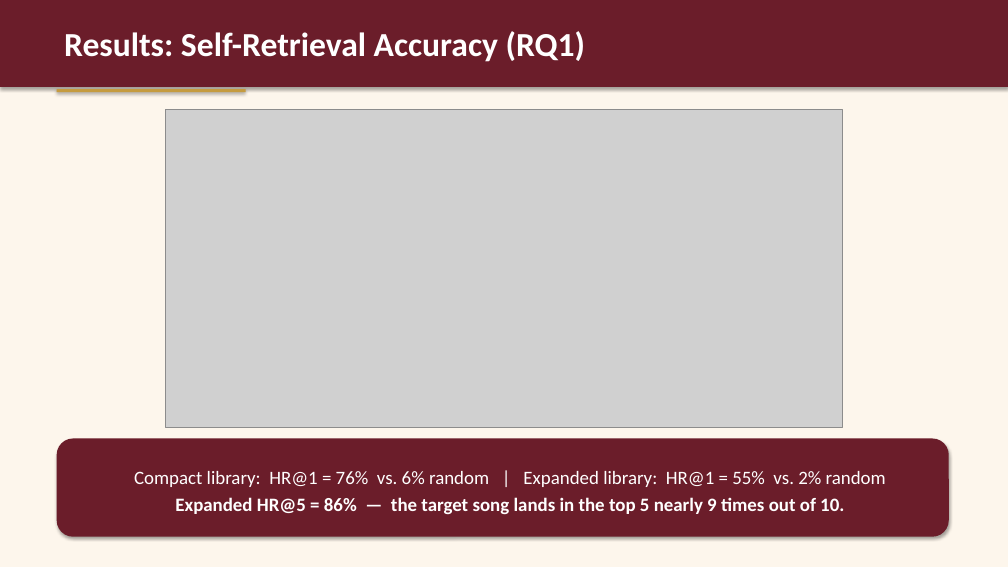
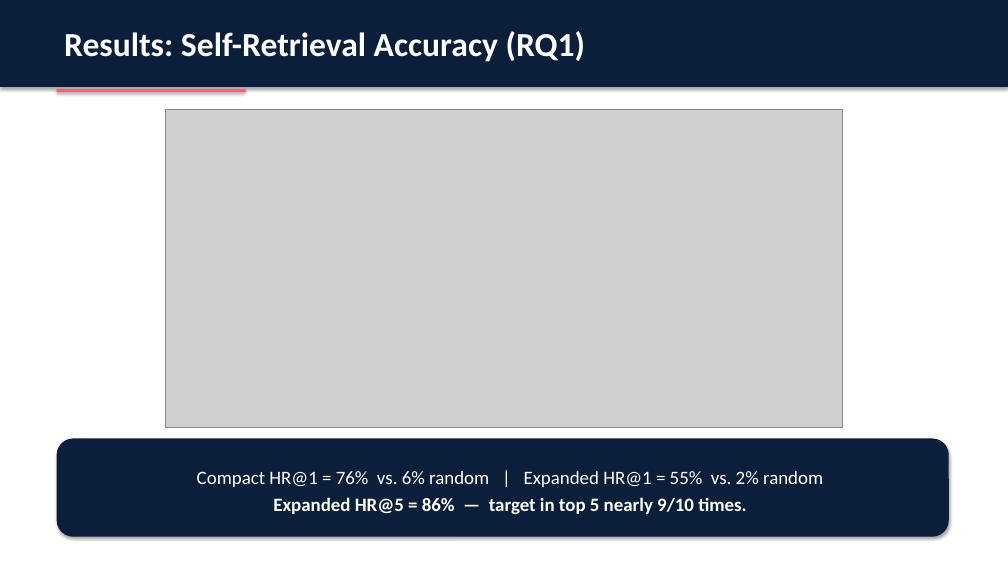
Before and after one commit to mad1rose/tessituragram_vocal_repertoire_recommendations, a slide deck: slide 10 of CADSCOM_PRESENTATION/CADSCOM_2026_Presentation.pptx. Drawn at 1008x567 pixels with LibreOffice and Linux fonts; fonts in the diff are those of the drawing; grey boxes stand for pictures. Boxes give left, top, right and bottom in pixels: in the first picture for what was removed or moved away, otherwise in the second. Text is boxed around its words. In the diff, an @@ line names an element or a change of style, - is before the commit and + after.

```diff
--- a/CADSCOM_PRESENTATION/CADSCOM_2026_Presentation.pptx
+++ b/CADSCOM_PRESENTATION/CADSCOM_2026_Presentation.pptx
@@ background #FDF6EC to #FFFFFF @@
@@ rectangle at (0, 0, 1008, 87): fill #6B1D2A to #0B1F3B @@
@@ rectangle at (57, 89, 246, 92): fill #C59B3F to #FF5D7A @@
@@ rounded rectangle "Compact HR@1 = 76% vs. ..." at (57, 439, 949, 537): fill #6B1D2A to #0B1F3B @@
@@ text in rounded rectangle at (197, 471, 823, 515): text changed @@
-Compact library: HR@1 = 76% vs. 6% random | Expanded library: HR@1 = 55% vs. 2% random
-Expanded HR@5 = 86% — the target song lands in the top 5 nearly 9 times out of 10.
+Compact HR@1 = 76% vs. 6% random | Expanded HR@1 = 55% vs. 2% random
+Expanded HR@5 = 86% — target in top 5 nearly 9/10 times.
```
Also in this commit, not shown: 12 other slides changed, 3 slides added, 3 slides removed, 4 other files.
